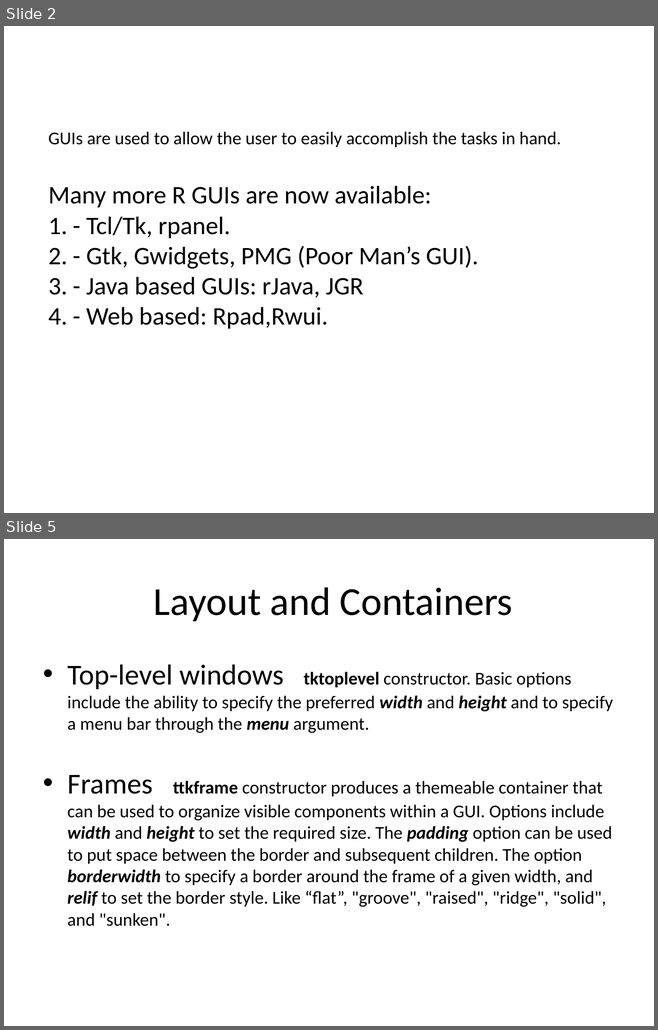
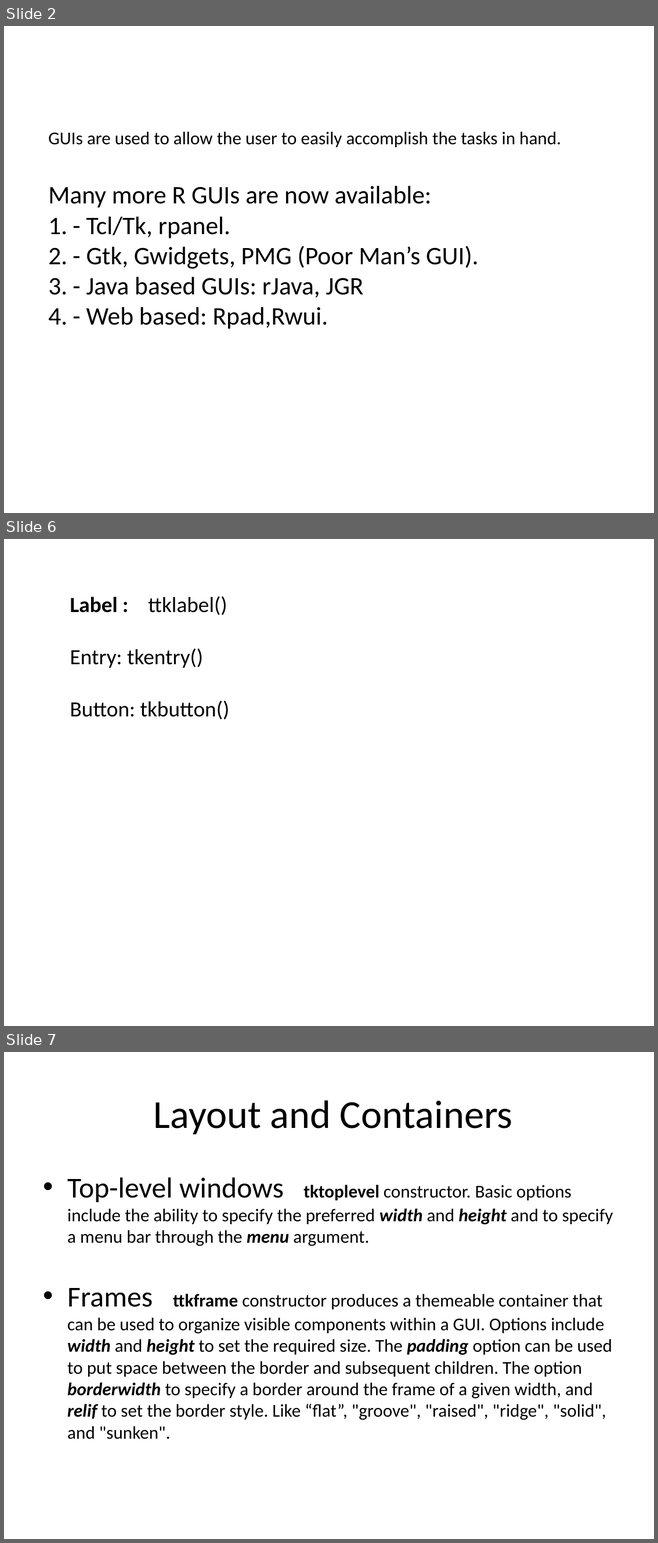
Before and after one commit to haoeric/haoeric.github.io, a slide deck: R GUI building .pptx. Shown one above the other, each under a label of ours: slides 2 and 5 before the commit, slides 2, 6 and 7 after it; the slides between them are not shown. The pictures are 658x1030 and 658x1543 pixels, drawn with LibreOffice and Linux fonts; fonts in the diff are those of the drawing. Boxes give left, top, right and bottom in pixels: in the first picture for what was removed or moved away, otherwise in the second. Text is boxed around its words. In the diff, an @@ line names an element or a change of style, - is before the commit and + after.

```diff
--- a/R GUI building .pptx
+++ b/R GUI building .pptx
@@ slide 6 added at (4,539,654,1026), background #FFFFFF @@
@@ text added at (70,596,230,719), 24 pt, text #000000 @@
+Label : ttklabel()
+Entry: tkentry()
+Button: tkbutton()
@@ what was slide 5 is now slide 7 @@
```
Also in this commit, not shown: 2 slides changed, 1 other slide added, 3 other files.
